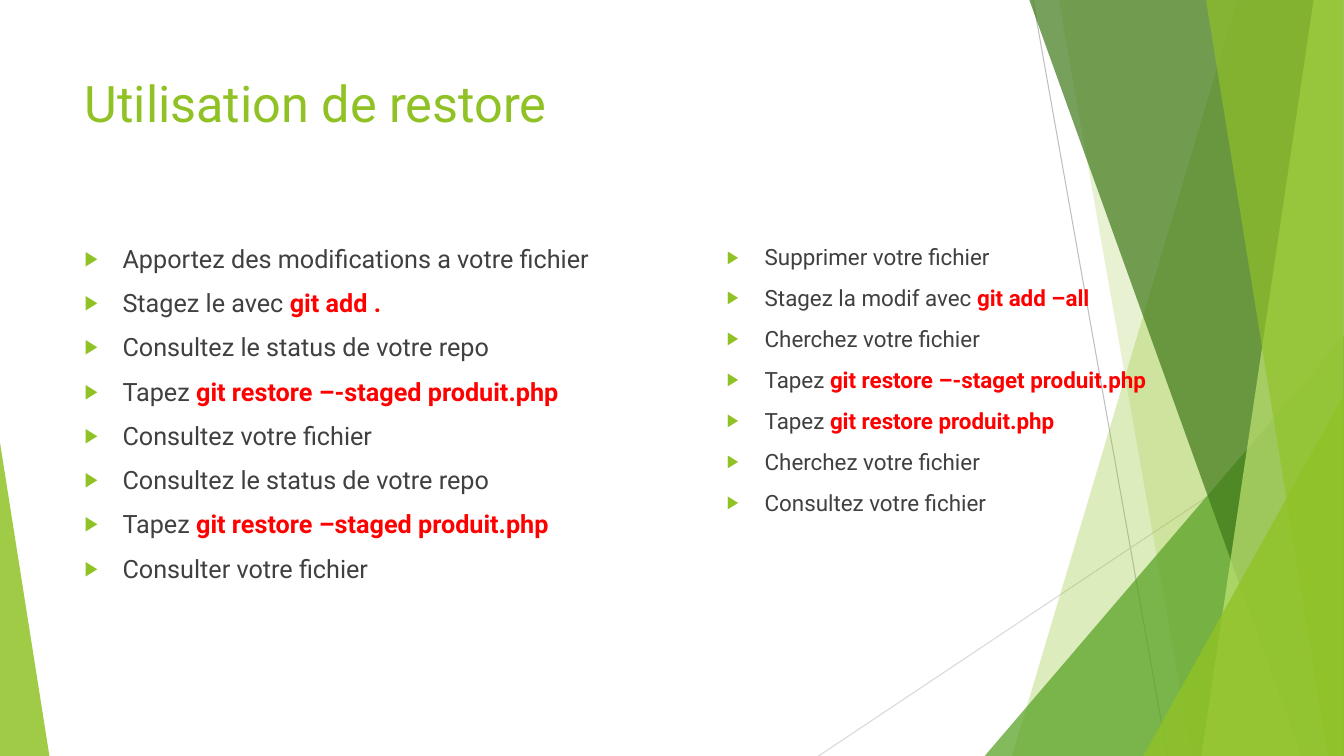
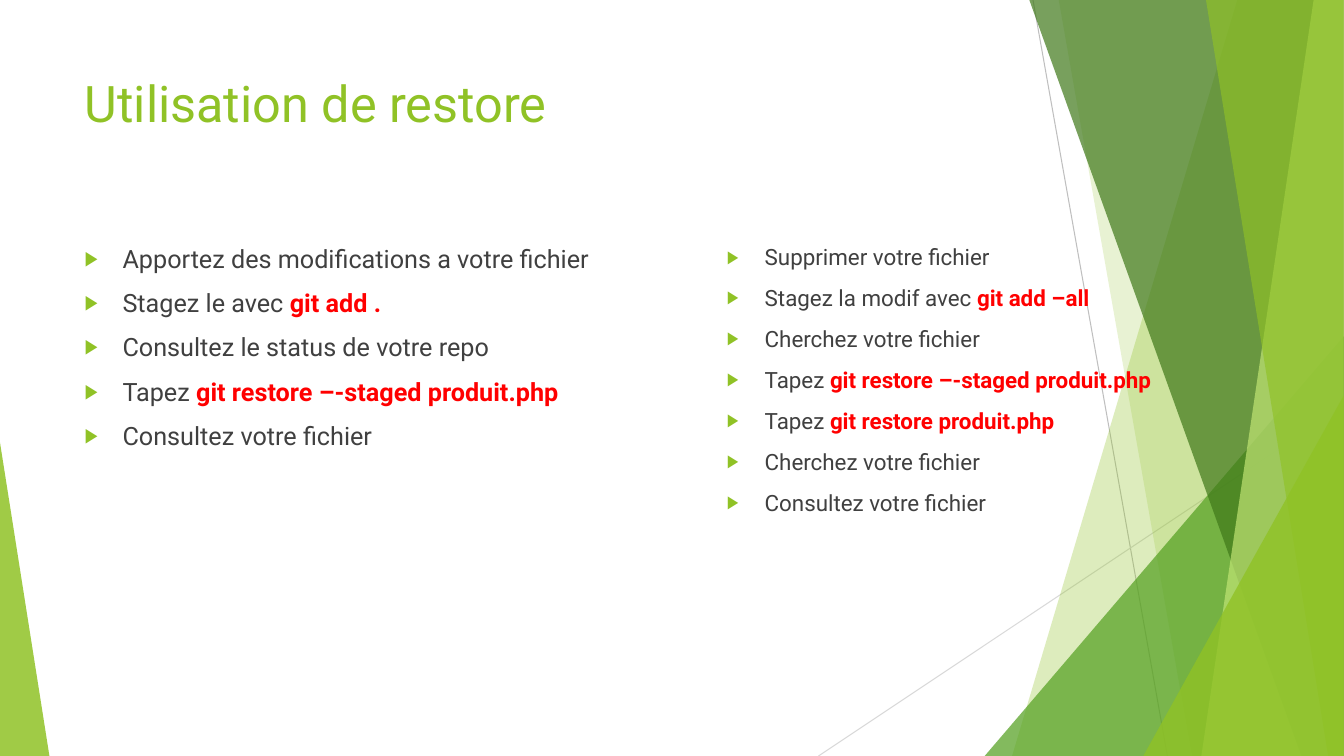
Before and after one commit to ousrah/dev201_24, a slide deck: slide 36 of 2 - Approche agile/5 - GIT/Formation Git.pptx. Drawn at 1344x756 pixels with LibreOffice and Linux fonts; fonts in the diff are those of the drawing. Boxes give left, top, right and bottom in pixels: in the first picture for what was removed or moved away, otherwise in the second. Text is boxed around its words. In the diff, an @@ line names an element or a change of style, - is before the commit and + after.

Commit message:
tp  reset revert checkout restore

```diff
--- a/2 - Approche agile/5 - GIT/Formation Git.pptx
+++ b/2 - Approche agile/5 - GIT/Formation Git.pptx
@@ text at <box>765,367,1151,394</box>: text changed @@
-▶ Tapez git restore –-staget produit.php
+▶ Tapez git restore –-staged produit.php
@@ text at <box>123,470,548,579</box>: paragraphs removed @@
-▶ Consultez le status de votre repo
-▶ Tapez git restore –staged produit.php
-▶ Consulter votre fichier
```
Also in this commit, not shown: 2 other slides changed, 1 other file.
